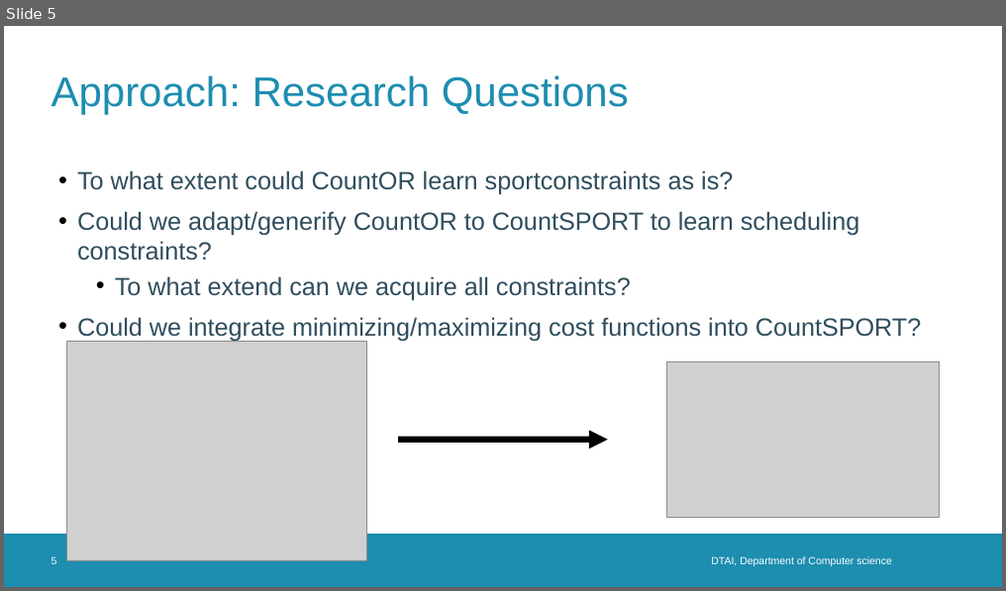
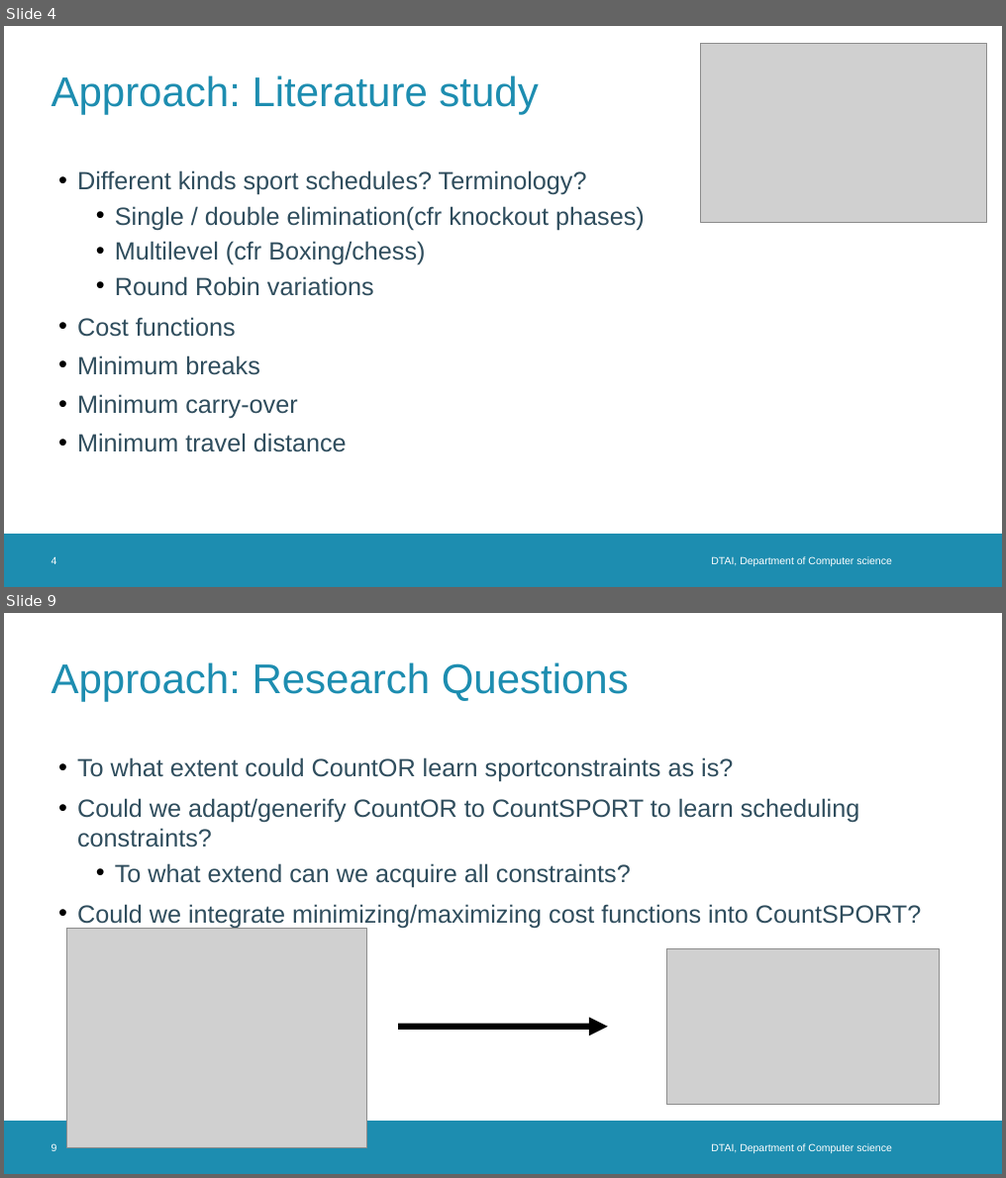
Before and after one commit to TomDBTechB/RoundRobinGenerator, a slide deck: Presentations/intermediate presentation 2.odp. Shown one above the other, each under a label of ours: slide 5 before the commit, slides 4 and 9 after it; the slides between them are not shown. The pictures are 1006x591 and 1006x1178 pixels, drawn with LibreOffice and Linux fonts; fonts in the diff are those of the drawing; grey boxes stand for pictures; background and template pictures are left out. Boxes give left, top, right and bottom in pixels: in the first picture for what was removed or moved away, otherwise in the second. Text is boxed around its words. In the diff, an @@ line names an element or a change of style, - is before the commit and + after.

Commit message:
lots of papers + latex setup for thesis + presentations + first text

```diff
--- a/Presentations/intermediate presentation 2.odp
+++ b/Presentations/intermediate presentation 2.odp
@@ slide 4 added at bbox=[4, 26, 1002, 587], background #FFFFFF; not listed: 1 template element that a slide beside it also shows @@
@@ picture added at bbox=[700, 43, 987, 223] @@
@@ title added at bbox=[52, 76, 538, 115], 40 pt, text #1D8DB0 @@
+Approach: Literature study
@@ text added at bbox=[77, 171, 645, 453], 24 pt, text #2F4D5D @@
+• Different kinds sport schedules? Terminology?
+  • Single / double elimination(cfr knockout phases)
+  • Multilevel (cfr Boxing/chess)
+  • Round Robin variations
+• Cost functions
+    • Minimum breaks
+    • Minimum carry-over
+    • Minimum travel distance
@@ page number added at bbox=[52, 557, 57, 565], 10 pt, text #FFFFFF @@
+4
@@ text added at bbox=[711, 557, 892, 567], 10 pt, text #FFFFFF @@
+DTAI, Department of Computer science
@@ what was slide 5 is now slide 9 @@
@@ page number at bbox=[52, 1144, 57, 1152]: text changed @@
-5
+9
```
Also in this commit, not shown: 7 slides changed, 5 other slides added, 26 other files.
